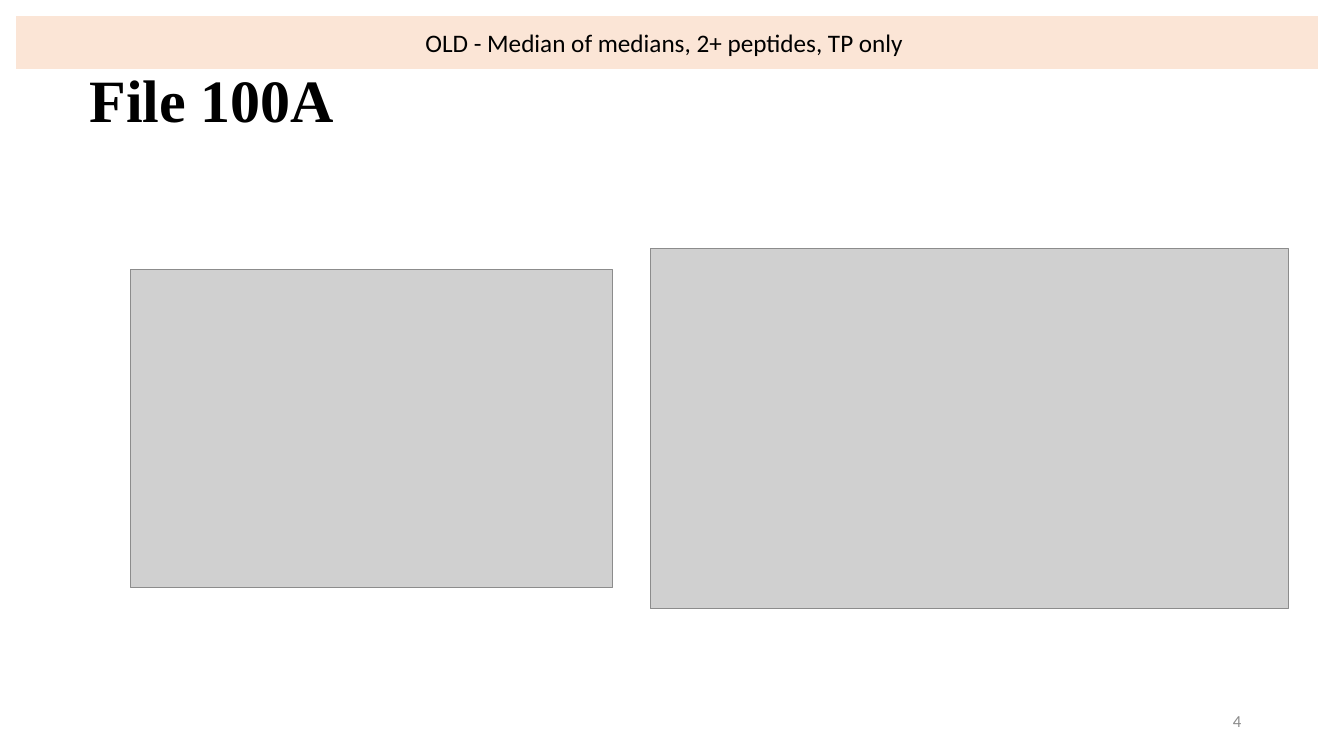
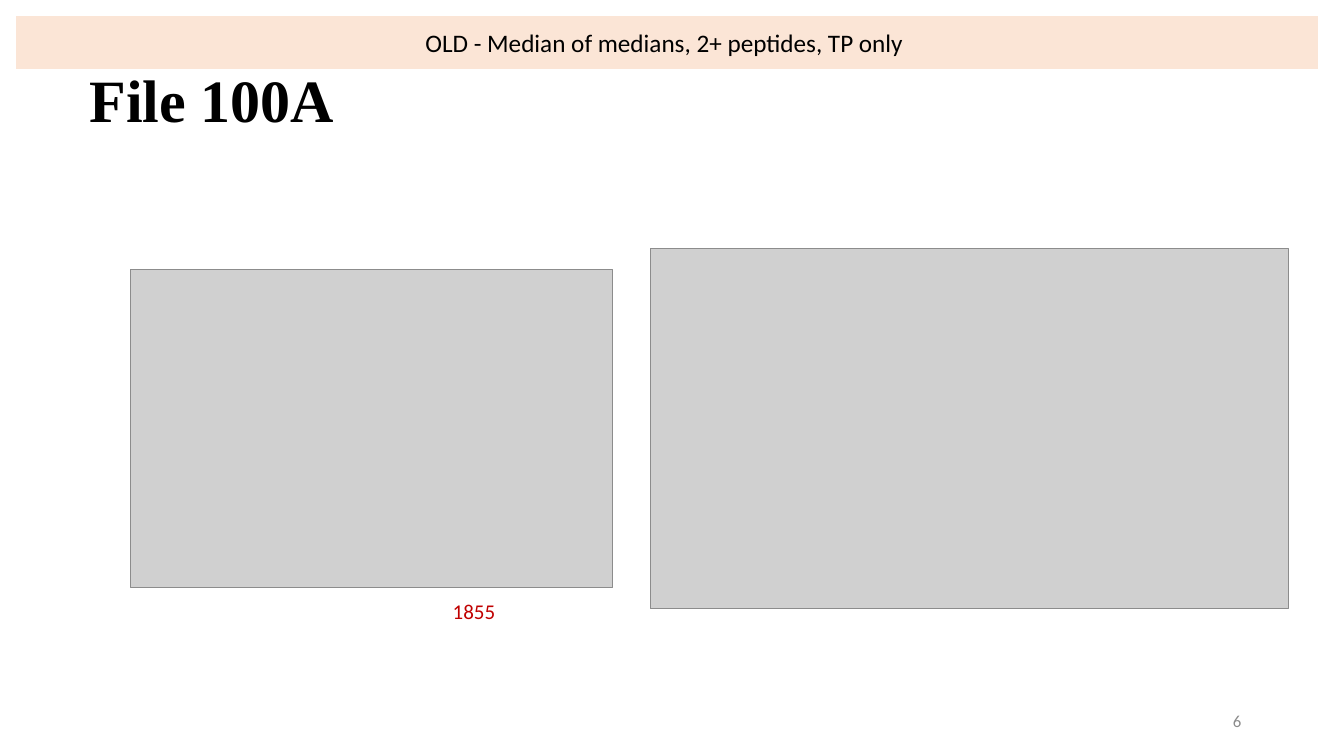
Before and after one commit to vinogradova-lab/cell-type-specific-proximity-labeling, a slide deck: slide 7 of docs/update_041223.pptx (slide 5 before the commit). Drawn at 1344x756 pixels with LibreOffice and Linux fonts; fonts in the diff are those of the drawing; grey boxes stand for pictures. Boxes give left, top, right and bottom in pixels: in the first picture for what was removed or moved away, otherwise in the second. Text is boxed around its words. In the diff, an @@ line names an element or a change of style, - is before the commit and + after.

```diff
--- a/docs/update_041223.pptx
+++ b/docs/update_041223.pptx
@@ text added at (453, 604, 495, 619), 15 pt, text #C00000 @@
+1855
@@ page number at (1233, 716, 1241, 727): text changed @@
-4
+6
```
Also in this commit, not shown: 17 other slides changed, 5 slides added.
